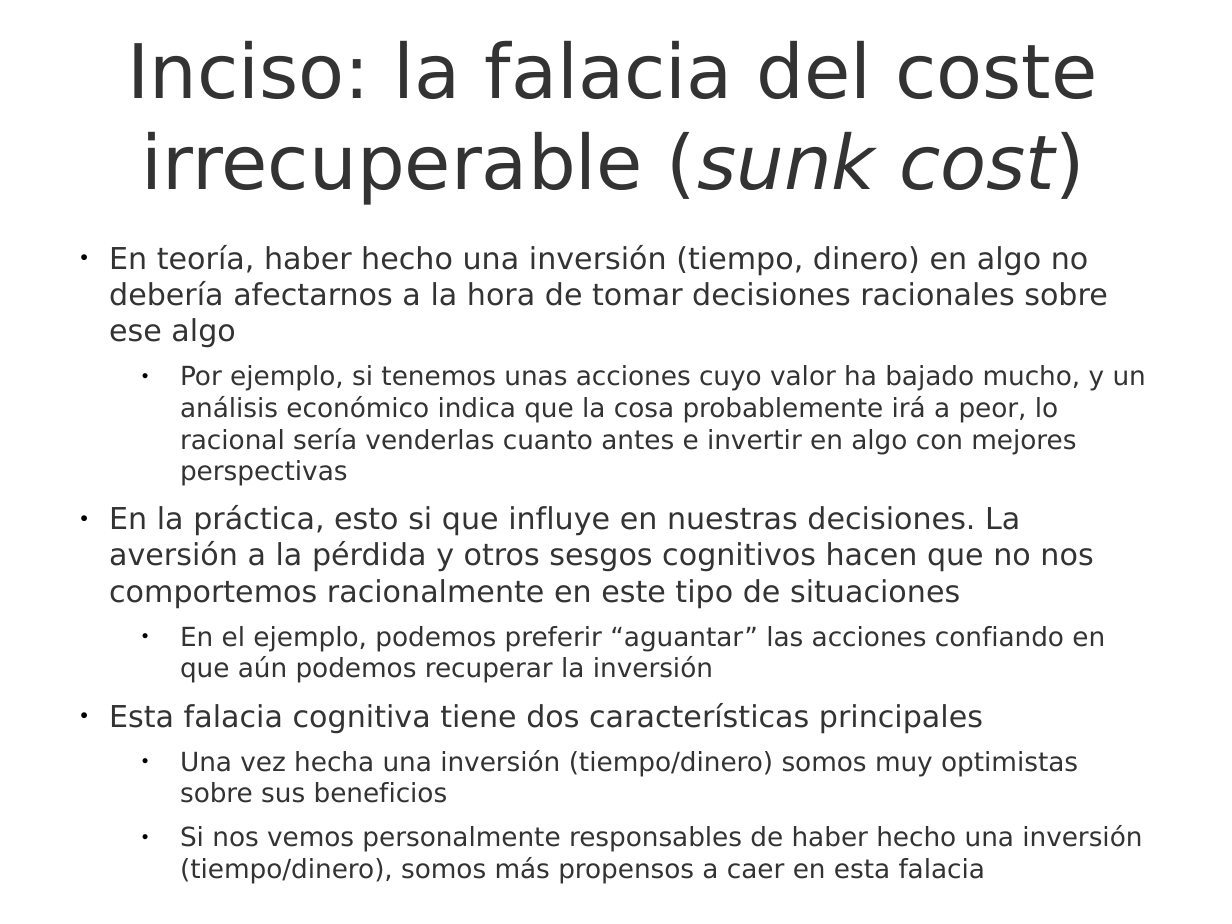
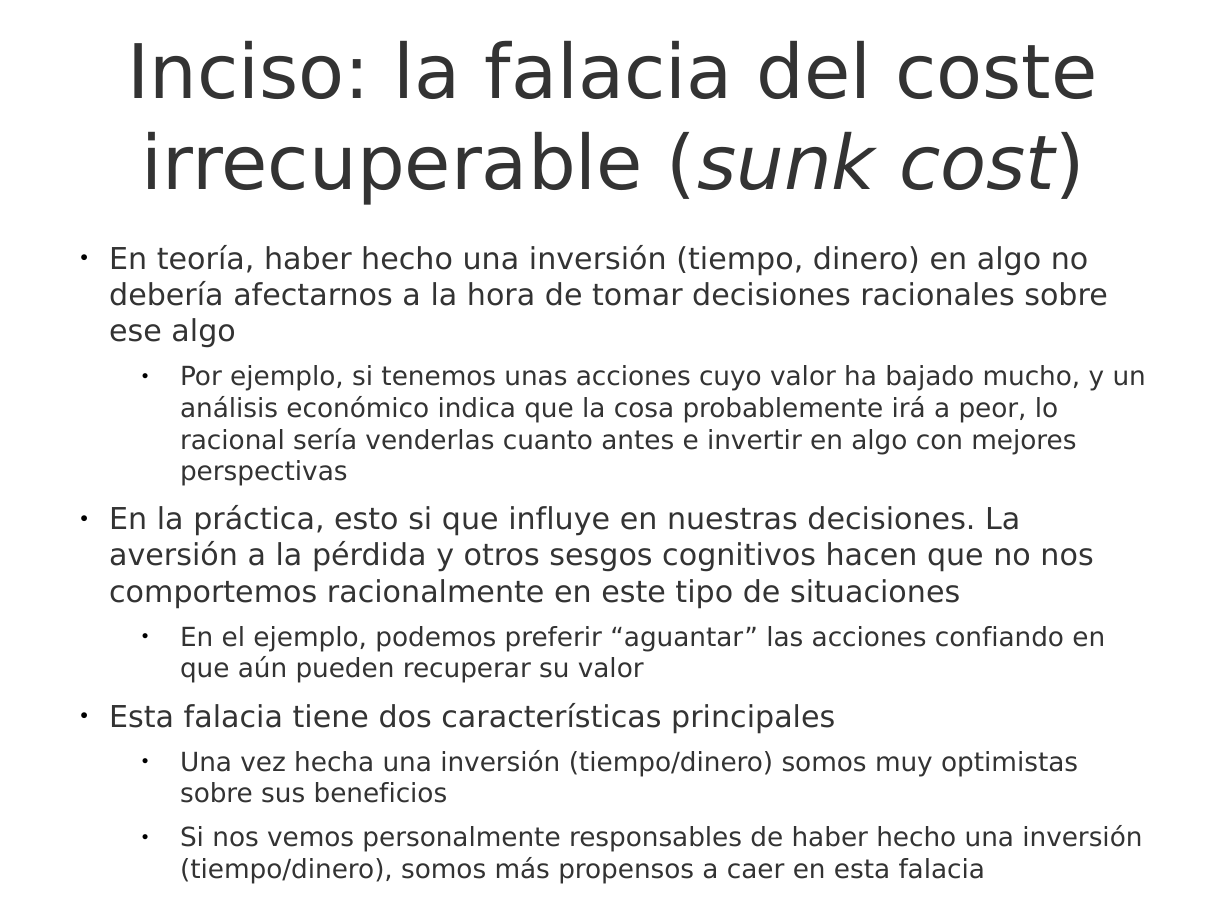
Before and after one commit to UNIZAR-30248-GeProSoft/scrum-slides, a slide deck: slide 6 of 7i_GPS-S07-Scrum-Planificación.odp. Drawn at 1232x924 pixels with LibreOffice and Linux fonts; fonts in the diff are those of the drawing; background and template pictures are left out. Boxes give left, top, right and bottom in pixels: in the first picture for what was removed or moved away, otherwise in the second. Text is boxed around its words. In the diff, an @@ line names an element or a change of style, - is before the commit and + after.

```diff
--- a/7i_GPS-S07-Scrum-Planificación.odp
+++ b/7i_GPS-S07-Scrum-Planificación.odp
@@ text at [109,626,1105,733]: text changed @@
-  ● En el ejemplo, podemos preferir “aguantar” las acciones confiando en que aún podemos recuperar la inversión
-● Esta falacia cognitiva tiene dos características principales
+  ● En el ejemplo, podemos preferir “aguantar” las acciones confiando en que aún pueden recuperar su valor
+● Esta falacia tiene dos características principales
```
Also in this commit, not shown: 17 other slides changed, 1 slide added, 2 slides removed, 1 other file.
